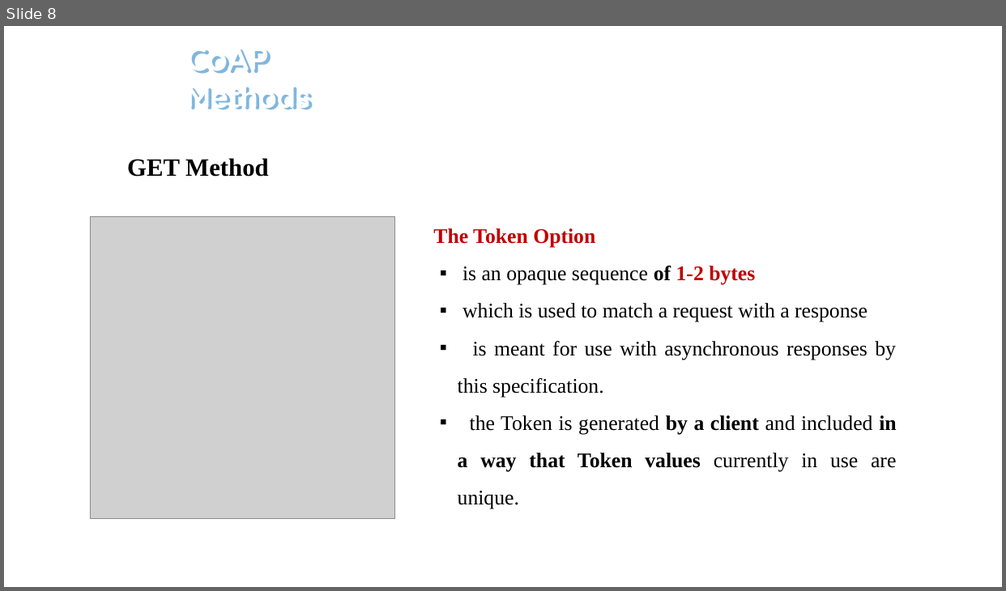
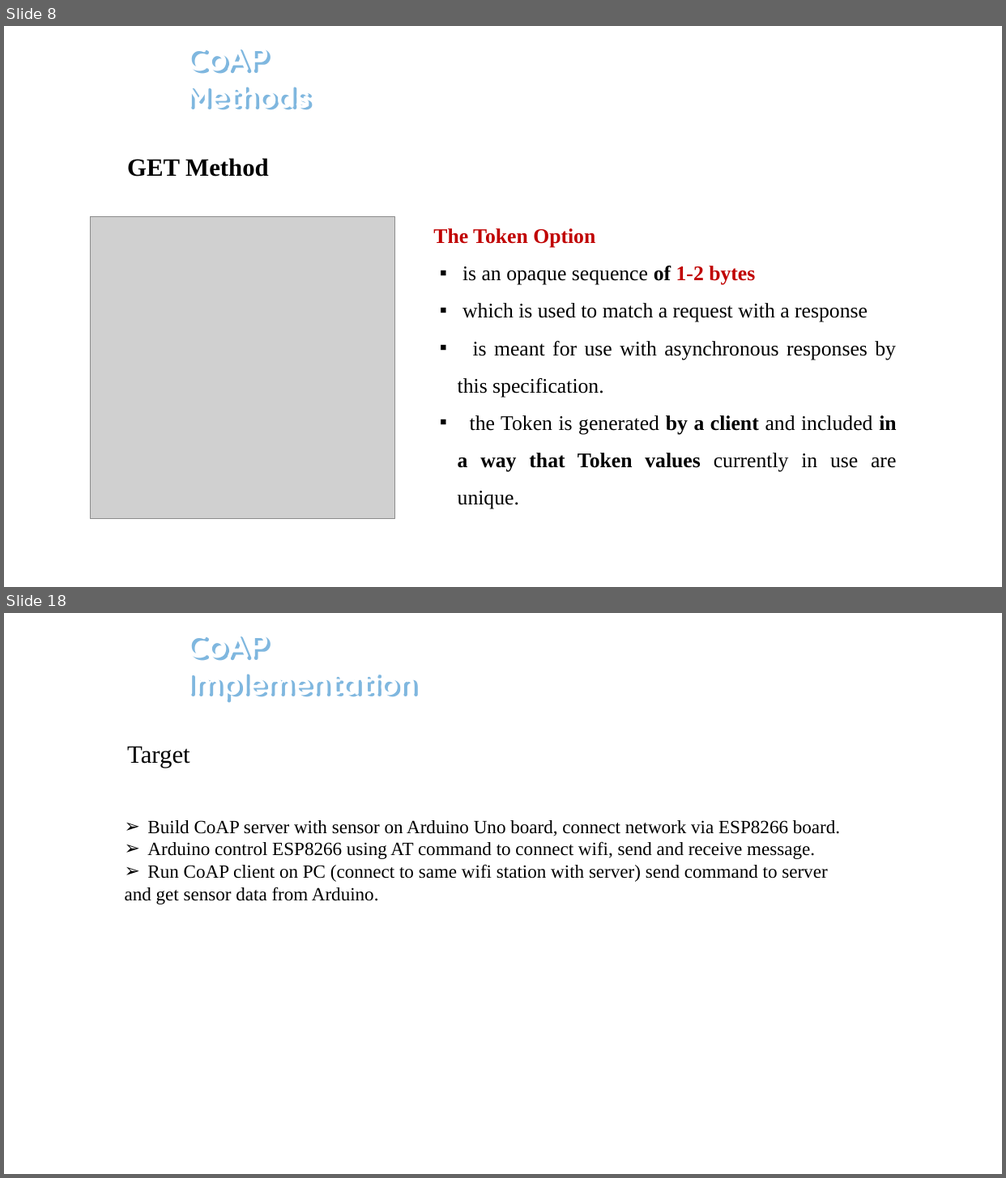
Before and after one commit to hoangnh0194/TrainingTMA, a slide deck: CoAPreport.pptx. Shown one above the other, each under a label of ours: slide 8 before the commit, slides 8 and 18 after it; the slides between them are not shown. The pictures are 1006x591 and 1006x1178 pixels, drawn with LibreOffice and Linux fonts; fonts in the diff are those of the drawing; grey boxes stand for pictures; background and template pictures are left out. Boxes give left, top, right and bottom in pixels: in the first picture for what was removed or moved away, otherwise in the second. Text is boxed around its words. In the diff, an @@ line names an element or a change of style, - is before the commit and + after.

```diff
--- a/CoAPreport.pptx
+++ b/CoAPreport.pptx
@@ slide 18 added at (4, 613, 1002, 1174), background picture (left out); not listed: 1 template element that a slide beside it also shows @@
@@ text added at (186, 636, 417, 703), 29 pt, text #FFFFFF, bold @@
+CoAP
+Implementation
@@ text added at (127, 746, 190, 768), 24 pt, text #000000 @@
+Target
@@ text added at (125, 820, 840, 905), 18 pt, text #000000 @@
+➢ Build CoAP server with sensor on Arduino Uno board, connect network via ESP8266 board.
+➢ Arduino control ESP8266 using AT command to connect wifi, send and receive message.
+➢ Run CoAP client on PC (connect to same wifi station with server) send command to server
+and get sensor data from Arduino.
```
Also in this commit, not shown: 11 slides changed, 9 other slides added, 1 other file.
